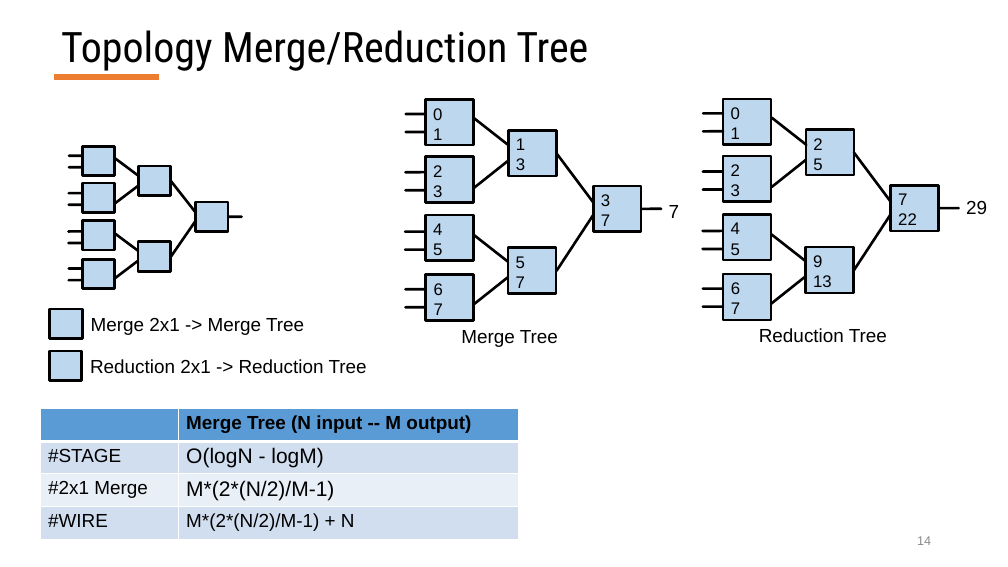
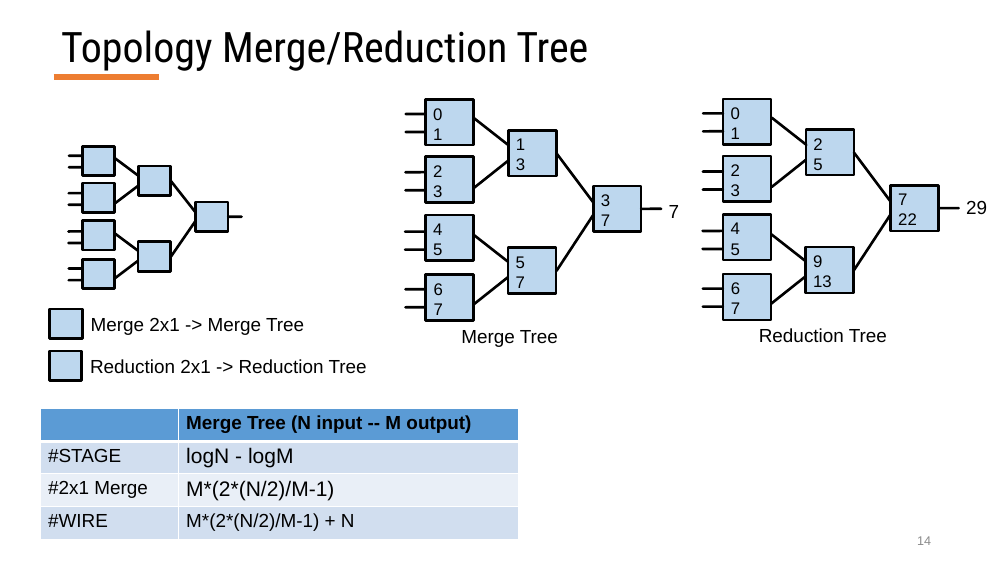
Before and after one commit to georgia-tech-synergy-lab/AcceleratorNoC, a slide deck: slide 14 of RTL_MicroSwitches_Jianming.pptx. Drawn at 1008x567 pixels with LibreOffice and Linux fonts; fonts in the diff are those of the drawing. Boxes give left, top, right and bottom in pixels: in the first picture for what was removed or moved away, otherwise in the second. Text is boxed around its words. In the diff, an @@ line names an element or a change of style, - is before the commit and + after.

```diff
--- a/RTL_MicroSwitches_Jianming.pptx
+++ b/RTL_MicroSwitches_Jianming.pptx
@@ table at (41,408,520,539) @@
-row 2, column 2: O(logN - logM)
+row 2, column 2: logN - logM
```
Also in this commit, not shown: 4 other slides changed, 7 slides added, 40 other files.
